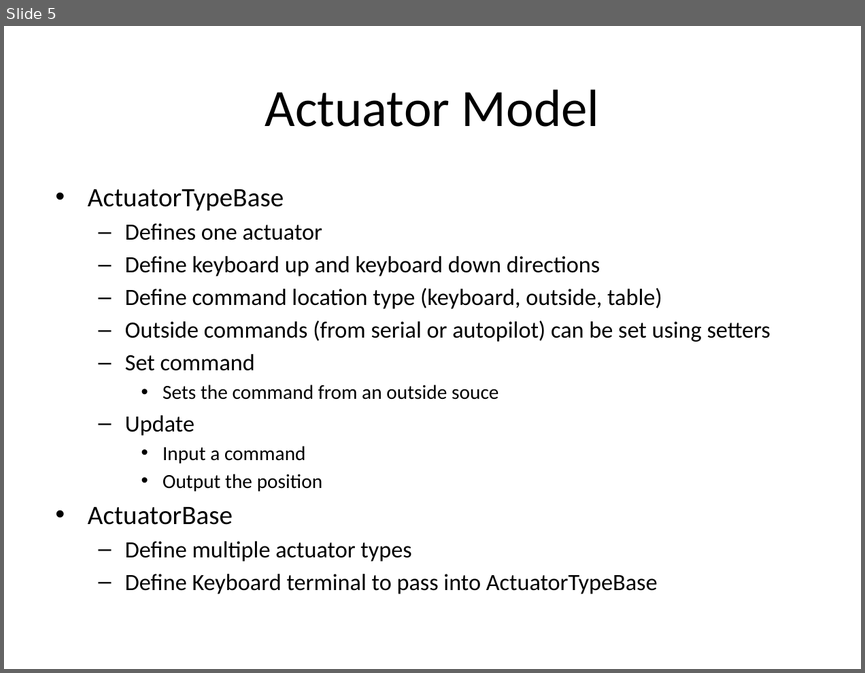
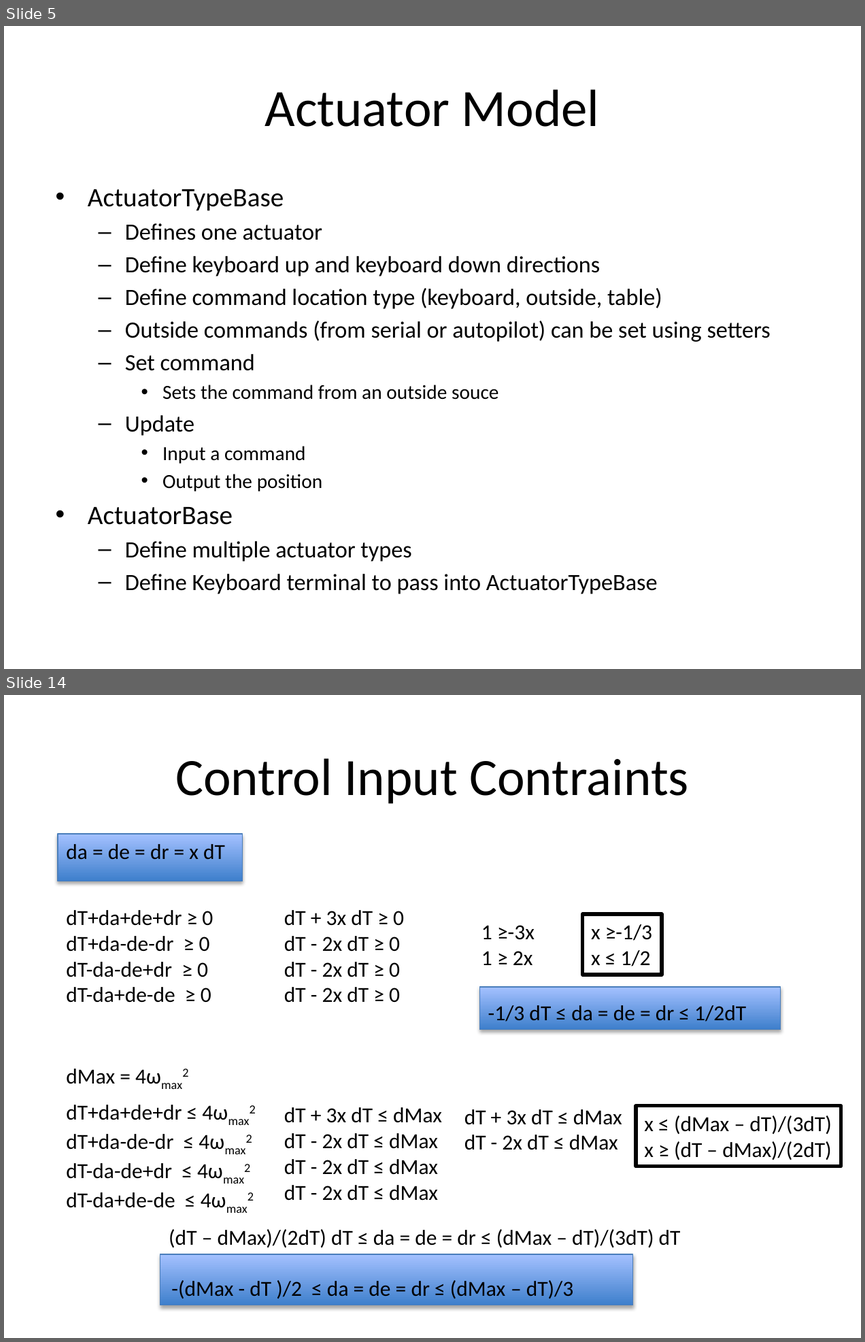
Before and after one commit to malex2/Cpp-Aircraft-Simulation, a slide deck: Simulation Outline.pptx. Shown one above the other, each under a label of ours: slide 5 before the commit, slides 5 and 14 after it; the slides between them are not shown. The pictures are 865x673 and 865x1342 pixels, drawn with LibreOffice and Linux fonts; fonts in the diff are those of the drawing. Boxes give left, top, right and bottom in pixels: in the first picture for what was removed or moved away, otherwise in the second. Text is boxed around its words. In the diff, an @@ line names an element or a change of style, - is before the commit and + after.

Commit message:
Reduce controller variable space and update controller

```diff
--- a/Simulation Outline.pptx
+++ b/Simulation Outline.pptx
@@ slide 14 added at [4,695,861,1338], background #FFFFFF @@
@@ title added at [175,758,689,804], 44 pt, text #000000 @@
+Control Input Contraints
@@ rectangle added at [58,834,242,881], fill gradient #3F80CE to #A4C4FF, outline #4B7EBC 0.75 pt @@
@@ text added at [66,844,225,860], 18 pt, text #000000 @@
+da = de = dr = x dT
@@ text added at [66,910,213,1002], 18 pt, text #000000 @@
+dT+da+de+dr ≥ 0
+dT+da-de-dr ≥ 0
+dT-da-de+dr ≥ 0
+dT-da+de-de ≥ 0
@@ text added at [284,910,404,1002], 18 pt, text #000000 @@
+dT + 3x dT ≥ 0
+dT - 2x dT ≥ 0
+dT - 2x dT ≥ 0
+dT - 2x dT ≥ 0
@@ rectangle added at [582,913,661,974], outline #000000 3 pt, 18 pt, text #000000 @@
+x ≥-1/3
+x ≤ 1/2
@@ text added at [481,925,534,965], 18 pt, text #000000 @@
+1 ≥-3x
+1 ≥ 2x
@@ rectangle added at [479,986,781,1029], fill gradient #3F80CE to #A4C4FF, outline #4B7EBC 0.75 pt @@
@@ text added at [488,1002,746,1021], 18 pt, text #000000 @@
+-1/3 dT ≤ da = de = dr ≤ 1/2dT
@@ text added at [66,1068,115,1084], 18 pt, text #000000 @@
+dMax = 4ωmax2
@@ text added at [66,1104,181,1208], 18 pt, text #000000 @@
+dT+da+de+dr ≤ 4ωmax2
+dT+da-de-dr ≤ 4ωmax2
+dT-da-de+dr ≤ 4ωmax2
+dT-da+de-de ≤ 4ωmax2
@@ text added at [284,1107,442,1200], 18 pt, text #000000 @@
+dT + 3x dT ≤ dMax
+dT - 2x dT ≤ dMax
+dT - 2x dT ≤ dMax
+dT - 2x dT ≤ dMax
@@ text added at [464,1109,622,1150], 18 pt, text #000000 @@
+dT + 3x dT ≤ dMax
+dT - 2x dT ≤ dMax
@@ rectangle added at [636,1106,840,1166], outline #000000 3 pt, 18 pt, text #000000 @@
+x ≤ (dMax – dT)/(3dT)
+x ≥ (dT – dMax)/(2dT)
@@ text added at [169,1229,681,1247], 18 pt, text #000000 @@
+(dT – dMax)/(2dT) dT ≤ da = de = dr ≤ (dMax – dT)/(3dT) dT
@@ rectangle added at [160,1254,633,1304], fill gradient #3F80CE to #A4C4FF, outline #4B7EBC 0.75 pt @@
@@ text added at [171,1280,574,1298], 18 pt, text #000000 @@
+-(dMax - dT )/2 ≤ da = de = dr ≤ (dMax – dT)/3
```
Also in this commit, not shown: 23 other slides added, 29 other files.
